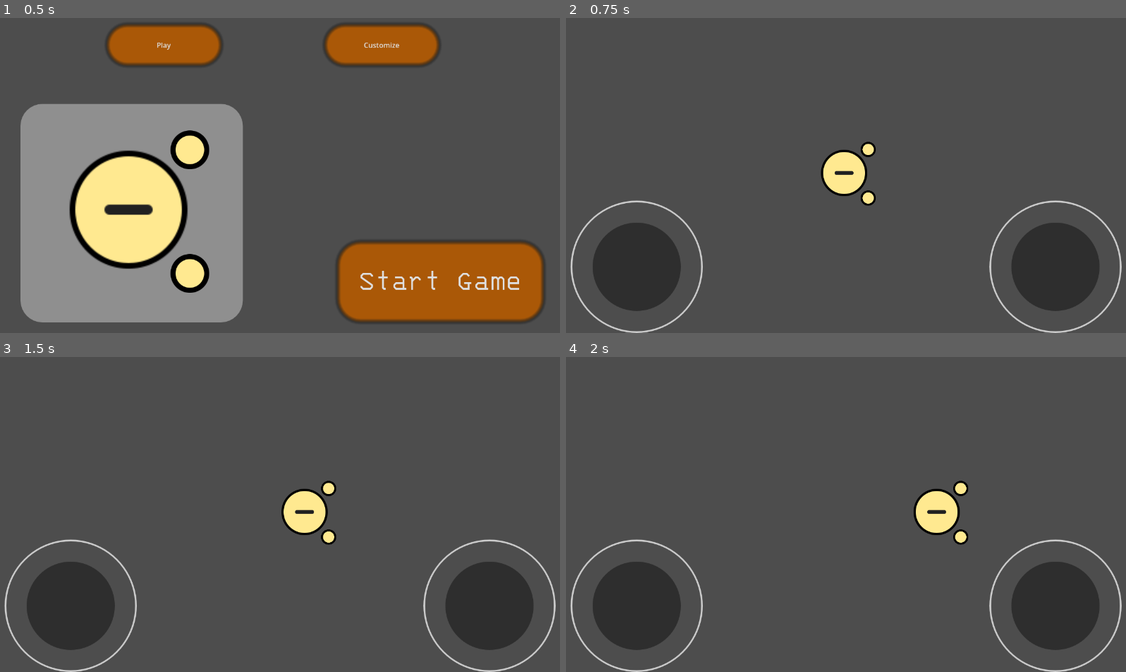
Above: before the commit, frames 1-4 (two rows, left to right).
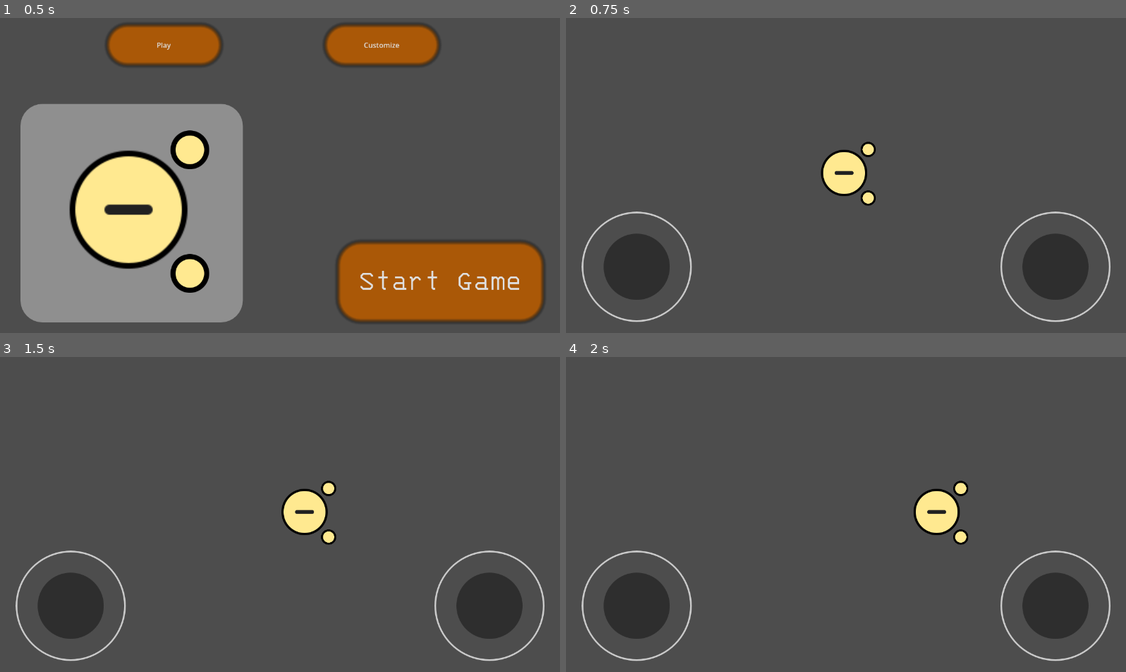
Above: after the commit, the same moments.

Repository: SycamoreFoxStudios/BloxHallowsMobileIndev
Game: Godot game, scene res://Scenes/main_menu.tscn
Same seed, same stepped clock (60 frames per second), same inputs: the game is played once before the commit and once after it.
Inputs:
- Up to frame 1 (0.5 s): no input
- Up to frame 2 (0.75 s): click "Start Game" at 0.5 s
- Up to frame 3 (1.5 s): tap Enter at 1.25 s; hold D (right) from 1.28 s (still down)
- Up to frame 4 (2 s): keep holding D (right)

Frame 1 is identical in both runs. In frame 2, 4.7% of the frame differs, in the area x 0-100%, y 57-100%; in frame 3, 4.7%; in frame 4, 4.7%.

Commit message:
emulate mouse setting changed

Diff:
--- a/blox-hallows-mobile/blox-hallows-mobile/Scenes/gameplay.tscn
+++ b/blox-hallows-mobile/blox-hallows-mobile/Scenes/gameplay.tscn
@@ -18,8 +18,8 @@
 offset_right = -460.0
 offset_bottom = 240.0
 joystick_mode = 1
-joystick_size = 300.0
-tip_size = 200.0
+joystick_size = 250.0
+tip_size = 150.0
 deadzone_ratio = 0.1
 action_left = &"left"
 action_right = &"right"
@@ -32,8 +32,8 @@
 offset_right = 490.0
 offset_bottom = 240.0
 joystick_mode = 1
-joystick_size = 300.0
-tip_size = 200.0
+joystick_size = 250.0
+tip_size = 150.0
 action_left = &"lookleft"
 action_right = &"lookright"
 action_up = &"lookup"
--- a/blox-hallows-mobile/blox-hallows-mobile/project.godot
+++ b/blox-hallows-mobile/blox-hallows-mobile/project.godot
@@ -75,11 +75,6 @@
 "events": []
 }
 
-[input_devices]
-
-pointing/emulate_touch_from_mouse=true
-pointing/emulate_mouse_from_touch=false
-
 [physics]
 
 3d/physics_engine="Jolt Physics"
Not shown, changed: index.html
Not shown, changed: index.pck
